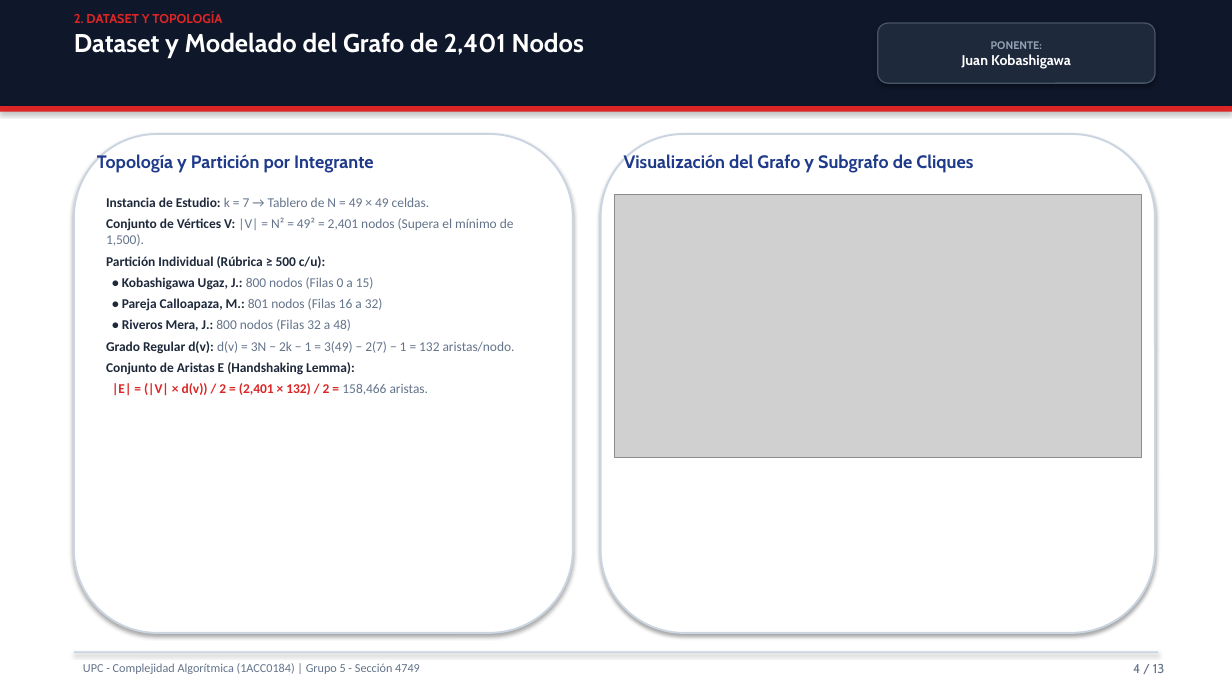
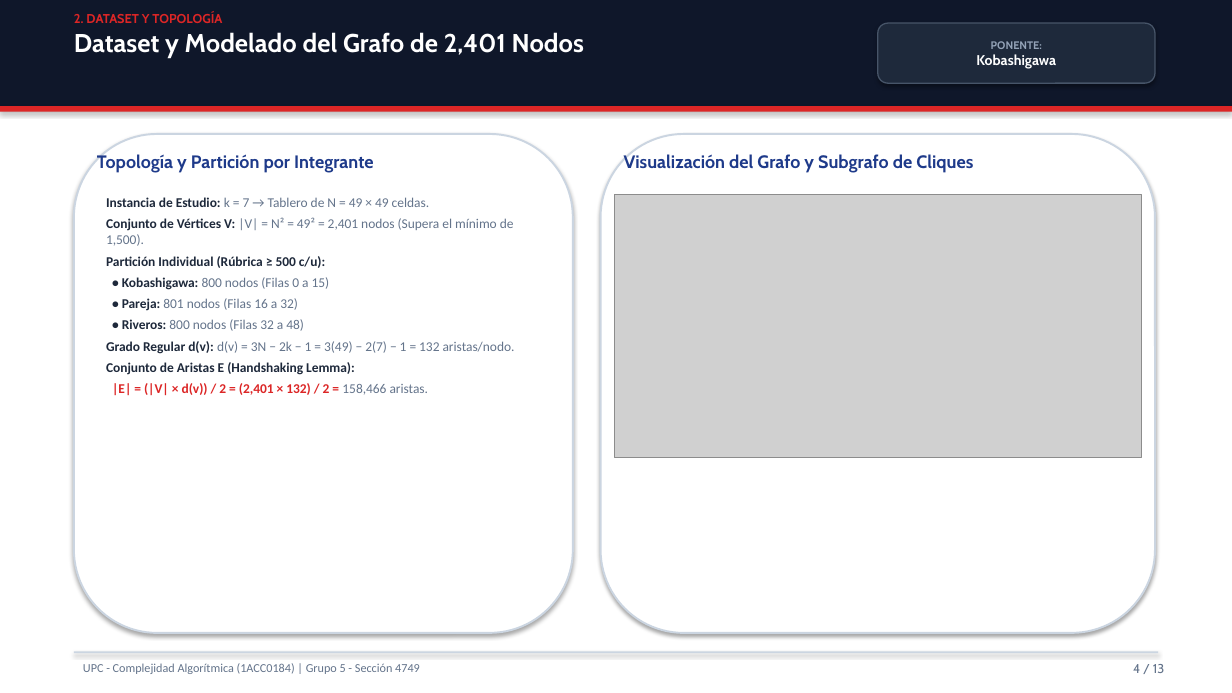
Before and after one commit to upc-pre-202610-1acc0184-4749-grupo-6/busqueda-rutas-app, a slide deck: slide 4 of report/Exposicion_TB2_Complejidad_Algoritmica_Grupo5.pptx. Drawn at 1232x693 pixels with LibreOffice and Linux fonts; fonts in the diff are those of the drawing; grey boxes stand for pictures. Boxes give left, top, right and bottom in pixels: in the first picture for what was removed or moved away, otherwise in the second. Text is boxed around its words. In the diff, an @@ line names an element or a change of style, - is before the commit and + after.

```diff
--- a/report/Exposicion_TB2_Complejidad_Algoritmica_Grupo5.pptx
+++ b/report/Exposicion_TB2_Complejidad_Algoritmica_Grupo5.pptx
@@ text in rounded rectangle at [976, 54, 1056, 69]: text changed @@
-Juan Kobashigawa
+Kobashigawa
@@ text at [122, 277, 330, 331]: text changed @@
-• Kobashigawa Ugaz, J.: 800 nodos (Filas 0 a 15)
-• Pareja Calloapaza, M.: 801 nodos (Filas 16 a 32)
-• Riveros Mera, J.: 800 nodos (Filas 32 a 48)
+• Kobashigawa: 800 nodos (Filas 0 a 15)
+• Pareja: 801 nodos (Filas 16 a 32)
+• Riveros: 800 nodos (Filas 32 a 48)
```
Also in this commit, not shown: 11 other slides changed, 4 other files.
